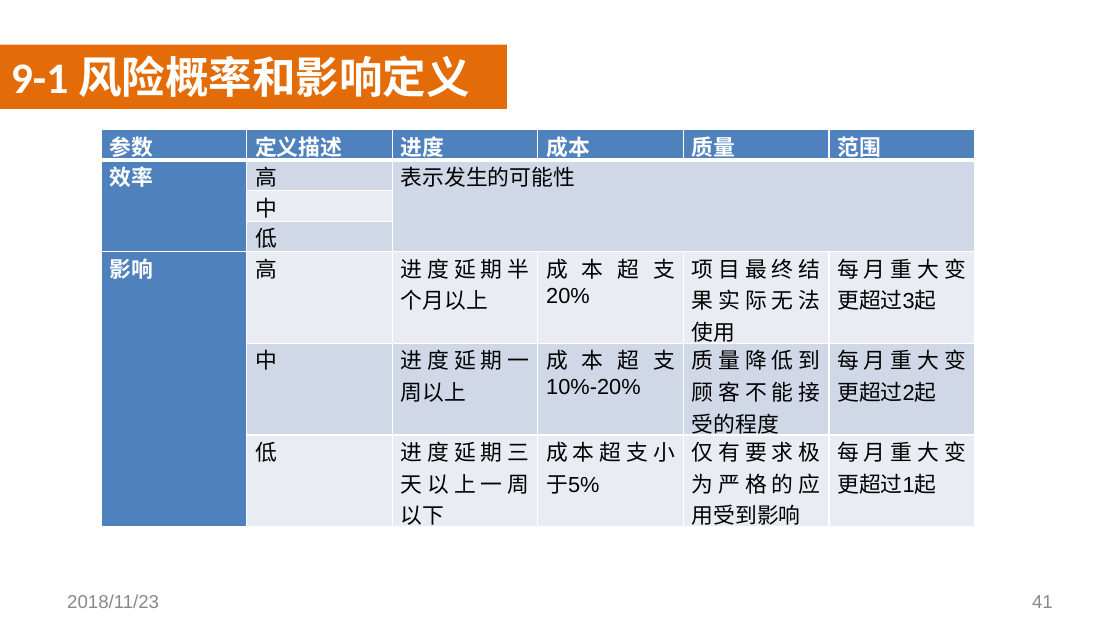
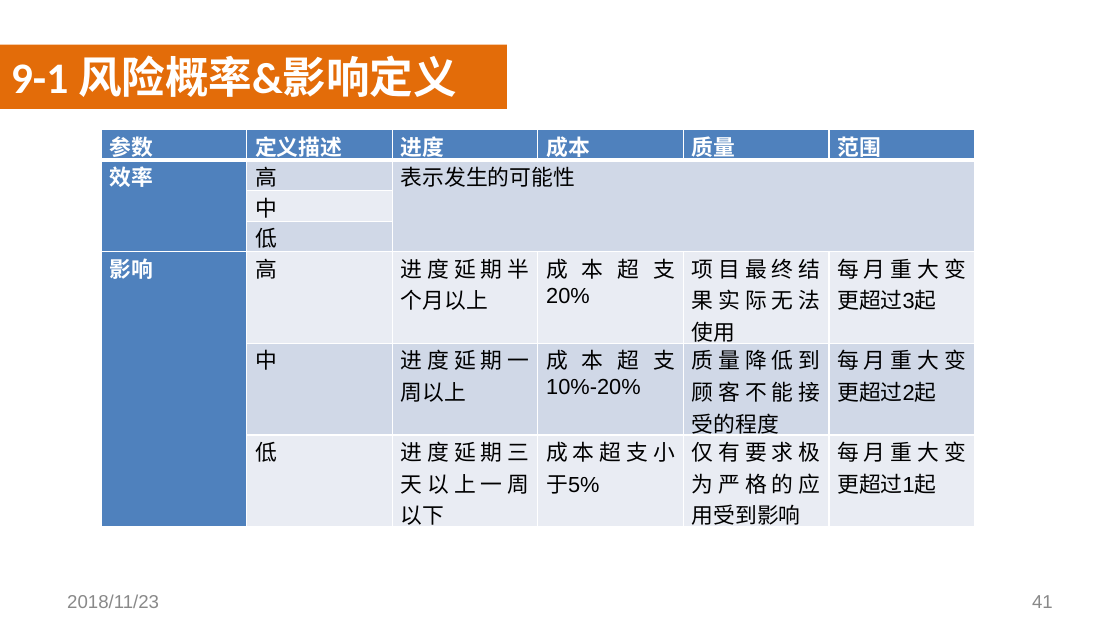
Before and after one commit to SoftwareRequirtmentsG02/Document, a slide deck: slide 41 of 案例教学系统/受控文档/分析设计/PPT/PRD2018-G02-需求工程PPT(III).pptx. Drawn at 1120x630 pixels with LibreOffice and Linux fonts; fonts in the diff are those of the drawing; background and template pictures are left out. Boxes give left, top, right and bottom in pixels: in the first picture for what was removed or moved away, otherwise in the second. Text is boxed around its words. In the diff, an @@ line names an element or a change of style, - is before the commit and + after.

```diff
--- a/案例教学系统/受控文档/分析设计/PPT/PRD2018-G02-需求工程PPT(III).pptx
+++ b/案例教学系统/受控文档/分析设计/PPT/PRD2018-G02-需求工程PPT(III).pptx
@@ text at [11, 55, 457, 97]: text changed @@
-9-1 风险概率和影响定义
+9-1 风险概率&影响定义
```
Also in this commit, not shown: 9 other slides changed.
